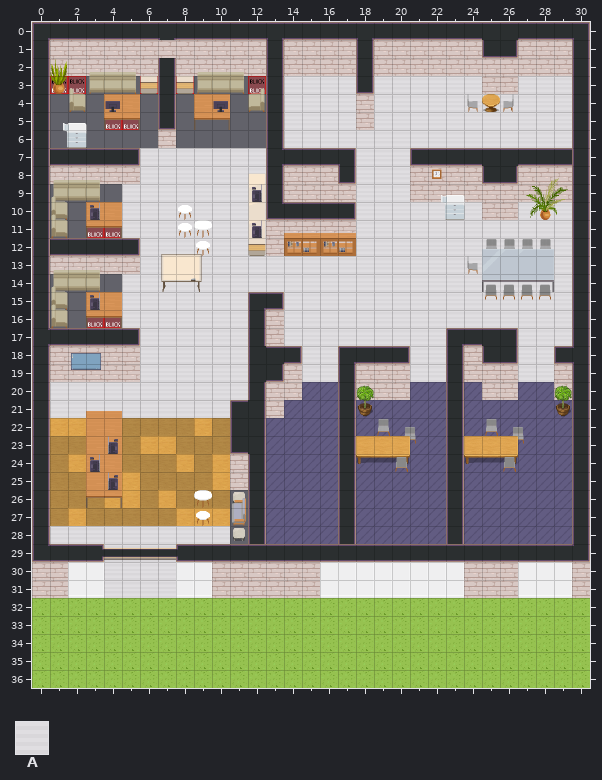
Two versions of a level (Tiled map (JSON), maps/map.tmj). Above: the version before the commit.
Cells are 32x32 px. Shown: x 0..30, y 0..36.
Key: from "WA_Room_Builder": A 358.
_ is an empty cell, # one hidden under a higher layer.
Layers that did not change in this view are not listed.
Layer "floor/floor1" before, first column x 0:
 0 ________________
 1 ________________
 2 ________________
 3 ______________AA
 4 ______________AA
 5 ______________AA
 6 ______________AA
 7 _____#AAAAAAA___
 8 _____#AAAAAAA___
 9 _____AAAAAAAA___
10 _____AAAAAAAA___
11 _____AAAAAAAA___
12 _____#AAAAAAA___
13 _____#AA#AAAAAAA
14 _____AAAAAAAAAAA
15 _____AAAAAAA__AA
16 _____AAAAAAA__AA
17 _____#AAAAAA__AA
18 _____#AAAAAA___A
Now the later version:
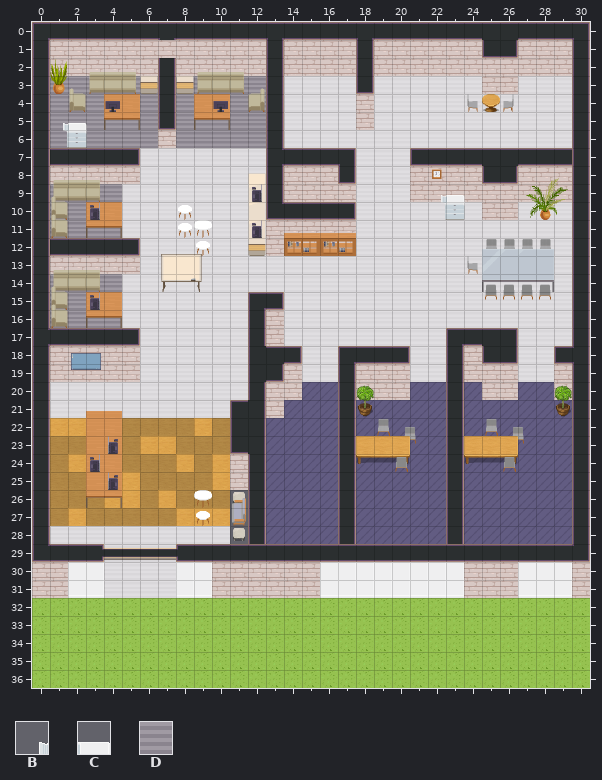
Further tiles: from "WA_Miscellaneous": B 26, C 27; from "WA_Room_Builder": D 383.
Commit: MAJ Collisions
Diff:
Layer "floor/floor1":
y 3: x 1..6 ______ -> DDDDDD; x 8..12 _____ -> DDDDD
y 4: x 1..3 ___ -> DDD; x 6 _ -> D; x 8 _ -> D; x 11..12 __ -> DD
y 5: x 1..6 ______ -> DDDDDD; x 8..12 _____ -> DDDDD
y 6: x 1 _ -> D; x 3..6 ____ -> DDDD; x 8..12 _____ -> DDDDD
y 9: x 1..4 ____ -> DDDD
y 10: x 1..2 __ -> DD
y 11: x 1..4 ____ -> DDDD
y 14: x 1..4 ____ -> DDDD
y 15: x 1..2 __ -> DD
y 16: x 1..4 ____ -> DDDD
Layer "above/above1":
y 5: x 1..2 __ -> BC
Pixel boxes of the changes (left, top, right, bottom) in both pictures:
added: (50, 76, 158, 148)
added: (176, 76, 266, 148)
added: (50, 184, 122, 238)
added: (50, 274, 122, 328)
